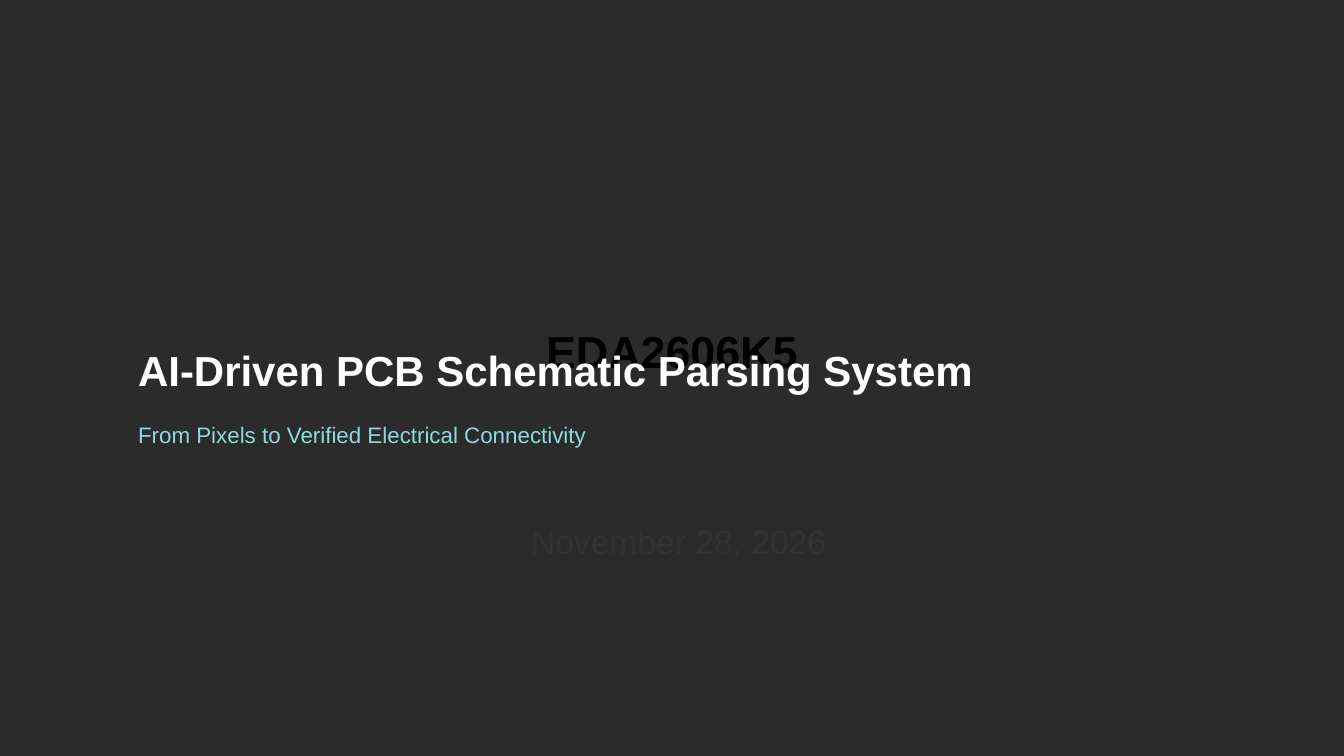
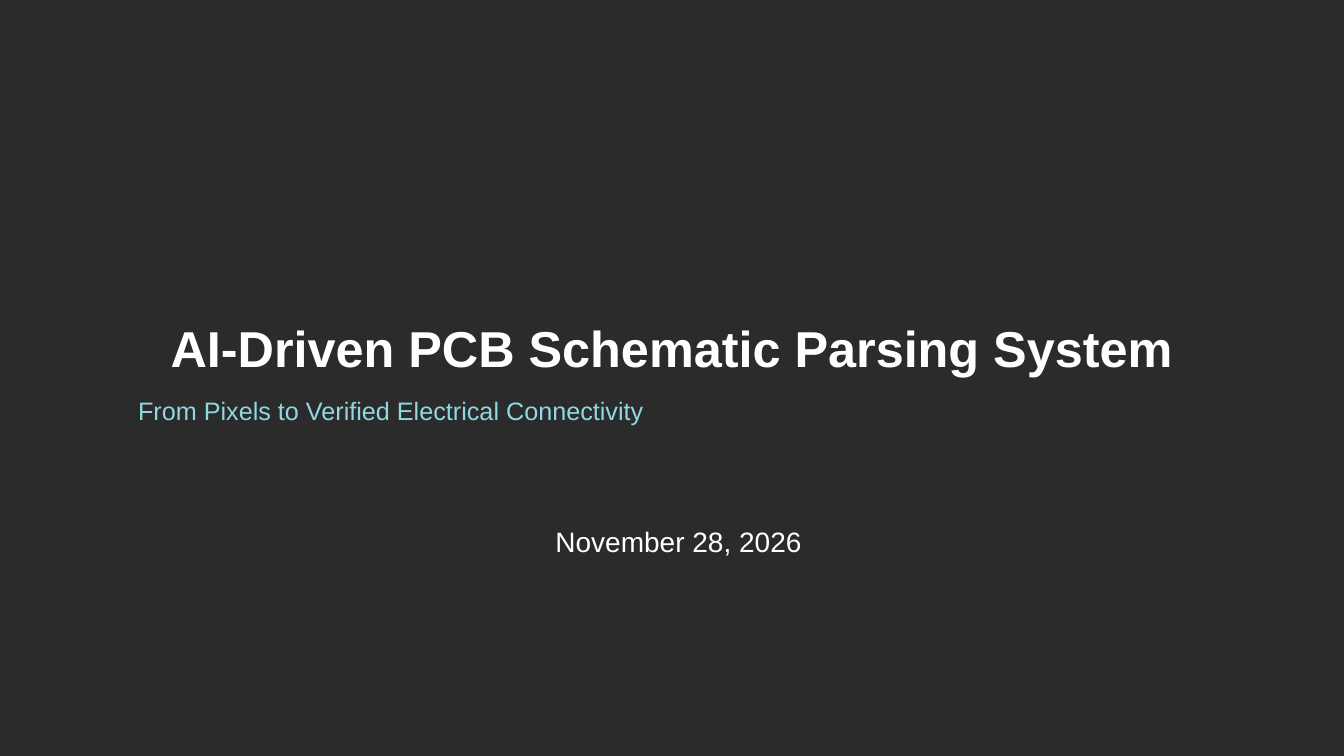
Before and after one commit to zc-cc1/pcb-schematic-parser, a slide deck: slide 1 of docs/eda_final_defense/slides/EDA精英挑战赛_决赛答辩_官方模板版.pptx. Drawn at 1344x756 pixels with LibreOffice and Linux fonts; fonts in the diff are those of the drawing; background and template pictures are left out; a plain dark background stands for a picture behind light text. Boxes give left, top, right and bottom in pixels: in the first picture for what was removed or moved away, otherwise in the second. Text is boxed around its words. In the diff, an @@ line names an element or a change of style, - is before the commit and + after.

```diff
--- a/docs/eda_final_defense/slides/EDA精英挑战赛_决赛答辩_官方模板版.pptx
+++ b/docs/eda_final_defense/slides/EDA精英挑战赛_决赛答辩_官方模板版.pptx
@@ text removed at (x1=138, y1=353, x2=972, y2=395) @@
-AI-Driven PCB Schematic Parsing System
@@ title at (x1=171, y1=330, x2=1172, y2=377): text changed; size 32 to 36 pt; text colour #000000 to #FFFFFF @@
-EDA2606K5
+AI-Driven PCB Schematic Parsing System
@@ text "From Pixels to Verified Electrical ..." moved from (x1=138, y1=427, x2=586, y2=448) to (x1=138, y1=401, x2=643, y2=425) @@
@@ text "From Pixels to Verified Electrical ..." at (x1=138, y1=401, x2=643, y2=425): size 16 to 18 pt @@
@@ subtitle "November 28, 2026" at (x1=555, y1=531, x2=801, y2=556): size 24 to 20 pt, text colour #333333 to #FFFFFF @@
```
Also in this commit, not shown: 15 other slides changed, 31 other files.
